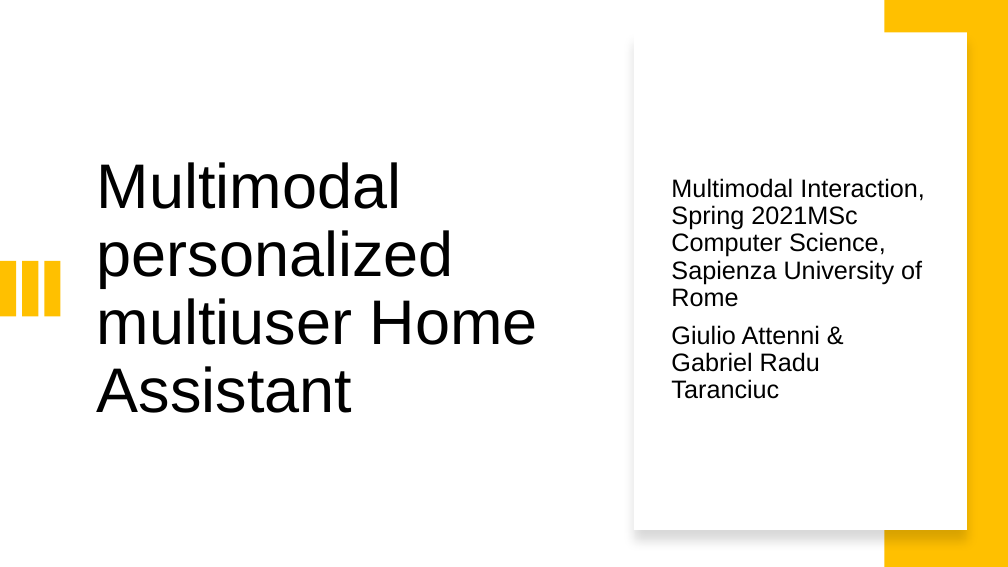
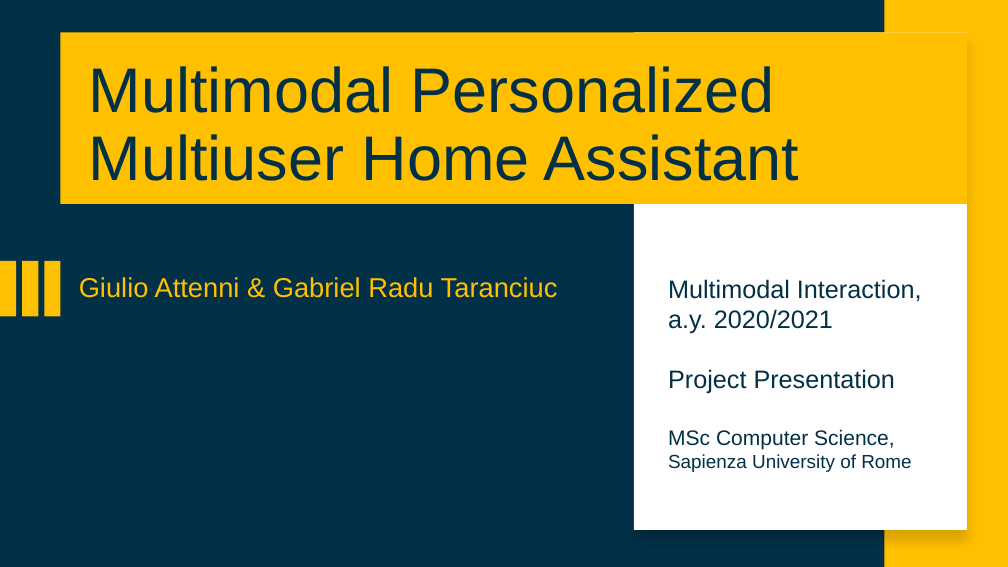
Before and after one commit to attennig/MultimodalMultiuserHomeAssistant, a slide deck: slide 1 of Multimodal personalized multiuser Home Assistant.pptx. Drawn at 1008x567 pixels with LibreOffice and Linux fonts; fonts in the diff are those of the drawing. Boxes give left, top, right and bottom in pixels: in the first picture for what was removed or moved away, otherwise in the second. Text is boxed around its words. In the diff, an @@ line names an element or a change of style, - is before the commit and + after.

Commit message:
presentazione

```diff
--- a/Multimodal personalized multiuser Home Assistant.pptx
+++ b/Multimodal personalized multiuser Home Assistant.pptx
@@ background #FFFFFF to #023047 @@
@@ rectangle added at [60, 33, 967, 204], fill #FFC000 @@
@@ title at [89, 66, 799, 181]: text changed; text colour #000000 to #023047 @@
-Multimodal personalized multiuser Home Assistant
+Multimodal Personalized Multiuser Home Assistant
@@ subtitle at [671, 178, 925, 307]: paragraph removed @@
-Multimodal Interaction, Spring 2021MSc Computer Science, Sapienza University of Rome
@@ subtitle "Giulio Attenni & Gabriel Radu ...": place and size @@
-subtitle "Giulio Attenni & Gabriel Radu ..." at [671, 178, 925, 399]
+subtitle "Giulio Attenni & Gabriel Radu ..." at [79, 277, 558, 298]
@@ subtitle "Giulio Attenni & Gabriel Radu ..." at [79, 277, 558, 298]: size 24 to 26 pt, text colour #000000 to #FFC000 @@
@@ text added at [668, 279, 922, 472], 24 pt, text #023047 @@
+Multimodal Interaction,
+a.y. 2020/2021
+Project Presentation
+MSc Computer Science,
+Sapienza University of Rome
```
